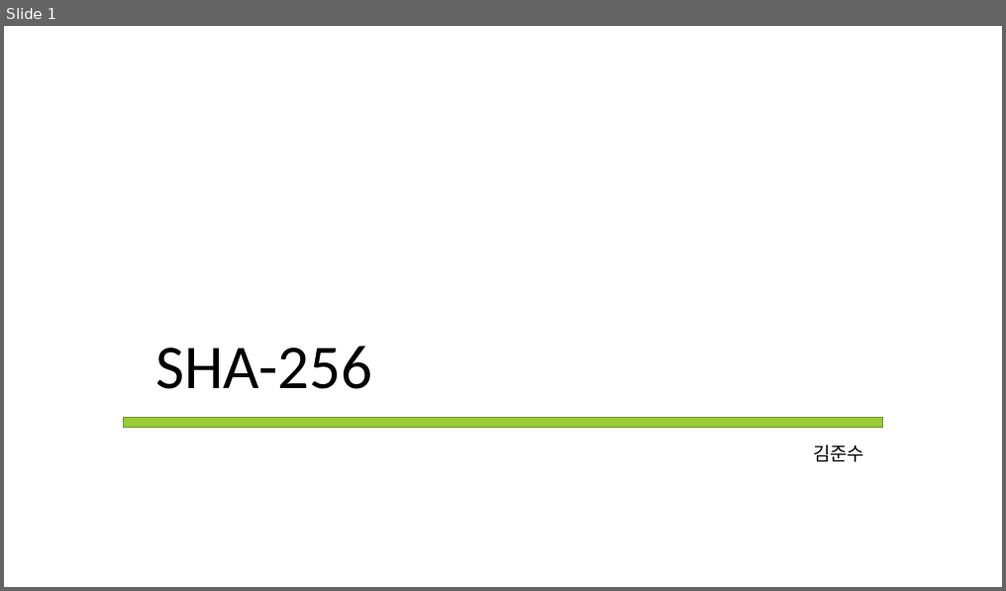
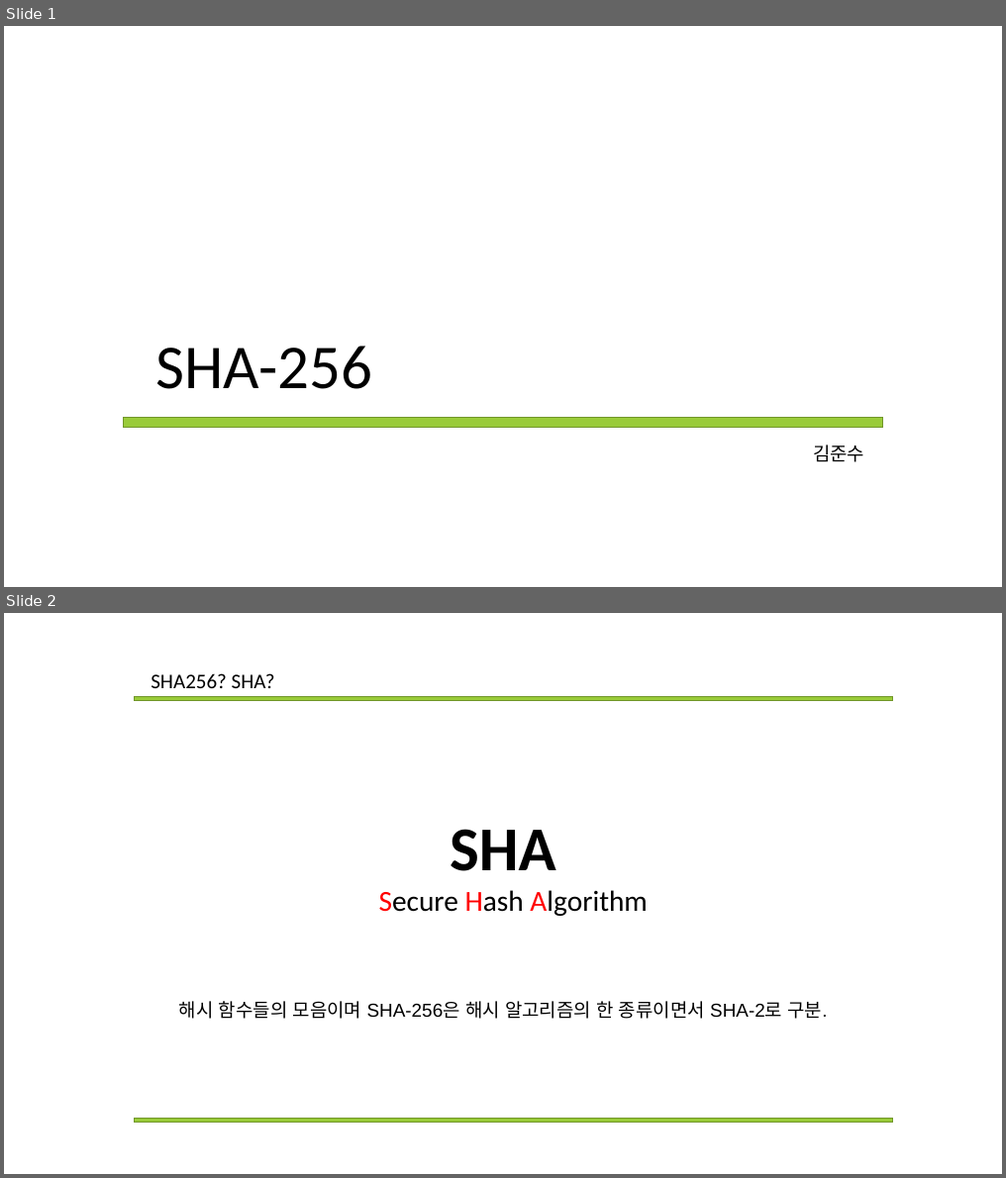
Before and after one commit to Mikusnuz/MyPractice, a slide deck: Study/13. SHA256.pptx. Shown one above the other, each under a label of ours: slide 1 before the commit, slides 1 and 2 after it. The pictures are 1006x591 and 1006x1178 pixels, drawn with LibreOffice and Linux fonts; fonts in the diff are those of the drawing. Boxes give left, top, right and bottom in pixels: in the first picture for what was removed or moved away, otherwise in the second. Text is boxed around its words. In the diff, an @@ line names an element or a change of style, - is before the commit and + after.

```diff
--- a/Study/13. SHA256.pptx
+++ b/Study/13. SHA256.pptx
@@ slide 2 added at <box>4,613,1002,1174</box>, background #FFFFFF @@
@@ rectangle added at <box>134,697,893,700</box>, fill #99CB38, outline #719629 1 pt @@
@@ text added at <box>151,673,275,688</box>, 20 pt, text #000000 @@
+SHA256? SHA?
@@ text added at <box>450,829,556,871</box>, 60 pt, text #000000, bold @@
+SHA
@@ text added at <box>379,890,647,916</box>, 28 pt, text #000000 @@
+Secure Hash Algorithm
@@ text added at <box>179,1001,828,1019</box>, 18 pt, text #000000 @@
+해시 함수들의 모음이며 SHA-256은 해시 알고리즘의 한 종류이면서 SHA-2로 구분.
@@ rectangle added at <box>134,1118,893,1122</box>, fill #99CB38, outline #719629 1 pt @@
```
Also in this commit, not shown: 1 slide changed, 7 other slides added, 1 slide removed.
